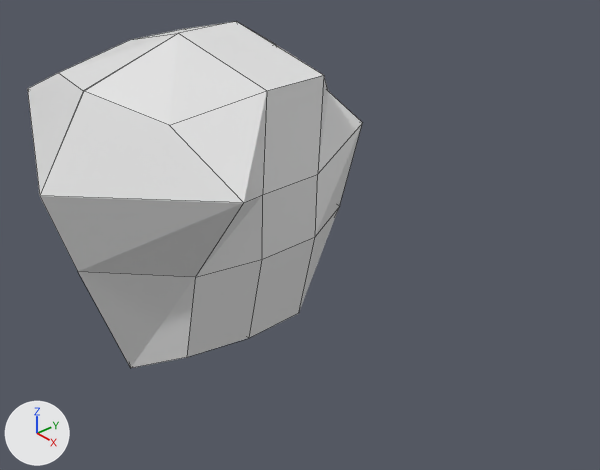
Renders of the Blender file enemy try.blend from each side of a commit.
Before and after are seen from a 50 mm camera at (5.44, -3.89, 2.77) aimed at (0.76, 0.29, -0.61). Arrows for +X, +Y and +Z are at lower left; the lights stay in place. Mesh edges are drawn as thin lines.
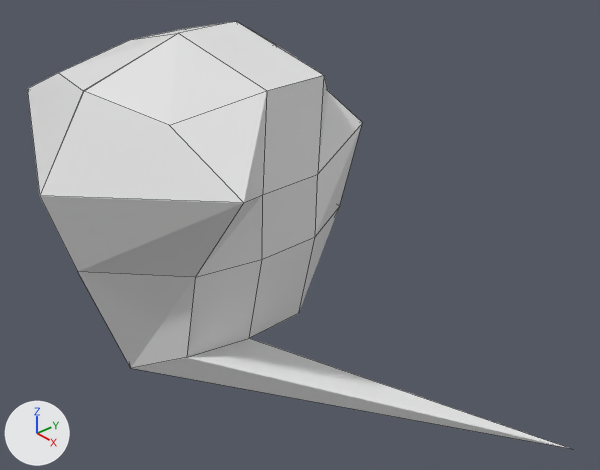
Boxes (x1, y1, x2, y2) around the edits, measured in the pictures (600 x 470 px; the box of a moved part takes in the faces that stretch with it):
```json
{"object": "Cube", "change": "reshaped", "before": [27, 21, 362, 368], "after": [27, 21, 571, 449], "on screen": "62% wider, 23% taller"}
{"part": 1, "of": "me_cube", "change": "moved or reshaped", "after": [132, 338, 571, 449], "on screen": "not visible before"}
```

Scene script edits in JSON lines:
```json
{"block": "me_cube", "where": "me_cube.from_pydata(...)  # 28 vertices, 22 faces; spans x -1.56..0.01, y -1.61..0.9, z -1.78..1.08"}
{"block": "me_cube", "where": "# used by ob_cube; location = (0.0, 0.0, 0.0)"}
{"block": "me_cube", "where": "# verts and faces of me_cube; kept vertices keep their numbers, new ones are numbered from 28"}
{"block": "me_cube", "where": "# before: 7 (-0.64, -0.86, -1.4), 10 (0.0, -1.04, -1.78) at pixel (130, 368), 17 (-0.76, -0.3, -1.4), 21 (0.01, -0.32, -1.57)"}
{"block": "me_cube", "change": "me_cube part 1"}
{"op": "add", "block": "me_cube", "code": "delete_faces([(7, 17, 21, 10)])"}
{"op": "add", "block": "me_cube", "code": "verts[28] = (-3.41, 0.5, -1.33)"}
{"op": "add", "block": "me_cube", "code": "faces += [(7, 17, 28, 10)]"}
```
